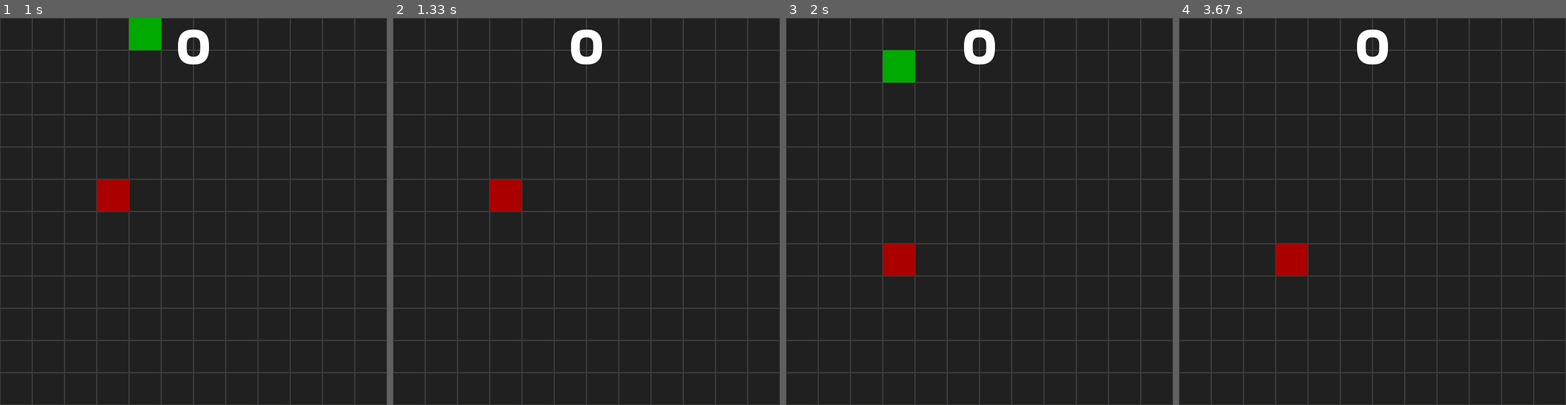
Above: before the commit, frames 1-4 (left to right).
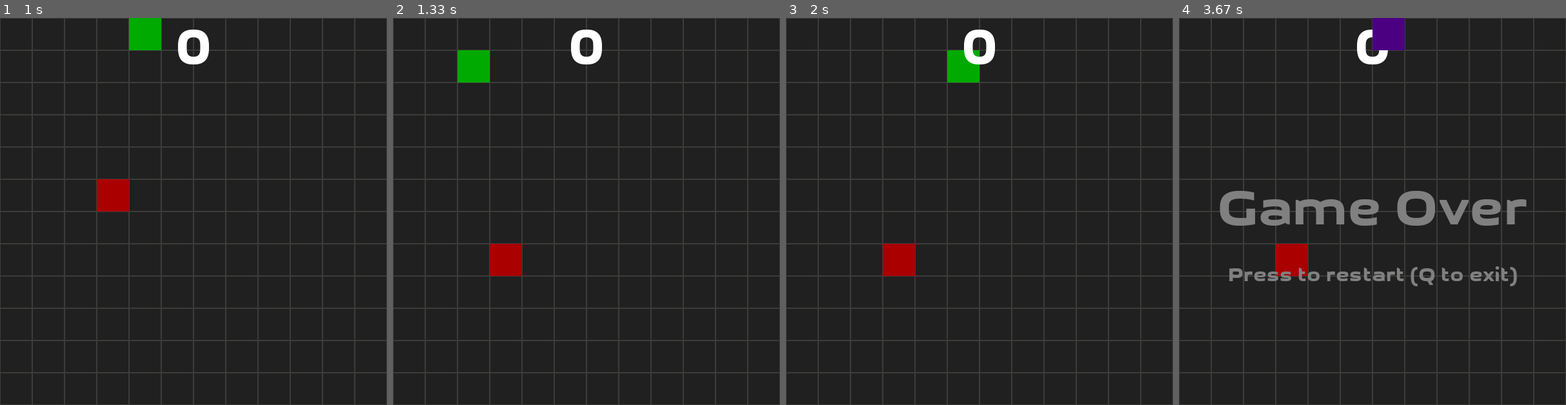
Above: after the commit, the same moments.

Repository: fossguild/naja
Game: pygame game, started from kobra.py
Same seed, same stepped clock (60 frames per second), same inputs: the game is played once before the commit and once after it.
Inputs:
- Up to frame 1 (1 s): tap Enter at 0.33 s; tap W at 0.67 s
- Up to frame 2 (1.33 s): tap Space at 1.2 s
- Up to frame 3 (2 s): tap A at 1.87 s
- Up to frame 4 (3.67 s): hold Right 2.57-3.22 s; tap Space at 2.63, 3.32 s; hold Up from 3.25 s (still down)

Frame 1 is identical in both runs. In frame 2, 2.1% of the frame differs, in the area x 16-34%, y 8-67%; in frame 3, 1.3%; in frame 4, 4.9%, in the area x 10-90%, y 0-70%.

Commit message:
Fix the snake crash (#51)
* Fix the snake crash

Fixed the issue where the snake lost one segment and its head disappeared on death.

* minor: format with black

Diff:
--- a/kobra.py
+++ b/kobra.py
@@ -138,16 +138,23 @@
     def update(self):
         global apple
 
-        # Check for border crash.
-        if self.head.x not in range(0, WIDTH) or self.head.y not in range(0, HEIGHT):
-            self.alive = False
-            gameover_sound.play()
-
-        # Check for self-bite.
-        for square in self.tail:
-            if self.head.x == square.x and self.head.y == square.y:
+        # Calculate the head's next position based on current movement
+        next_x = self.head.x + self.xmov * GRID_SIZE
+        next_y = self.head.y + self.ymov * GRID_SIZE
+
+        # Only check collisions if the snake is currently moving
+        if self.xmov or self.ymov:
+
+            # Check for border crash.
+            if next_x not in range(0, WIDTH) or next_y not in range(0, HEIGHT):
                 self.alive = False
                 gameover_sound.play()
+
+            # Check for self-bite.
+            for square in self.tail:
+                if next_x == square.x and next_y == square.y:
+                    self.alive = False
+                    gameover_sound.play()
 
         # In the event of death, reset the game arena.
         if not self.alive:
